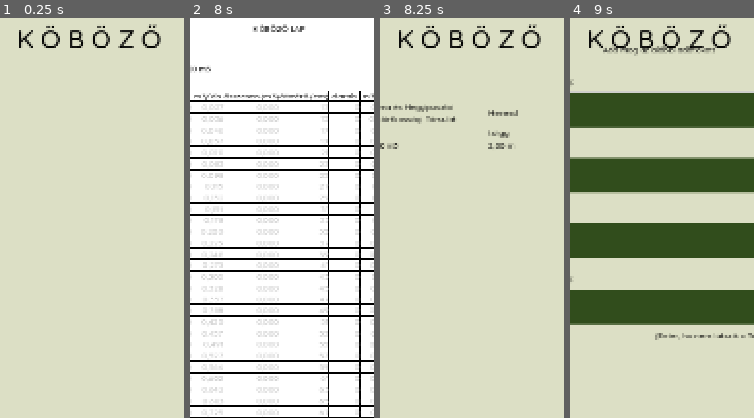
Above: before the commit, frames 1-4 (left to right).
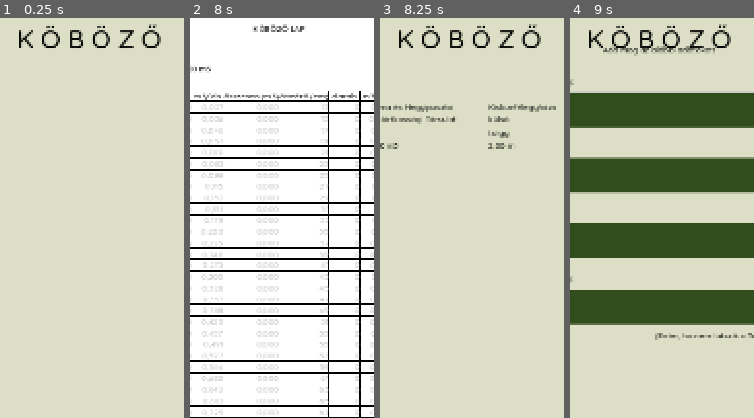
Above: after the commit, the same moments.

Repository: rolika/kob_g
Game: Godot game, scene res://main.tscn
Same seed, same stepped clock (60 frames per second), same inputs: the game is played once before the commit and once after it.
Inputs (mouse positions are % of the whole screen's width and height, from its top left):
- Up to frame 1 (0.25 s): no input
- Up to frame 2 (8 s): click (94, 3) at 0.52 s; click (51, 16) at 1.27 s; type "12" at 1.35 s; click (51, 24) at 1.5 s; type "12" at 1.58 s; click (51, 33) at 1.73 s; type "12" at 1.82 s; click (51, 41) at 2.02 s; type "12" at 2.1 s; click (50, 95) at 2.75 s; click (94, 3) at 3.52 s; click "akác" at 4.25 s; click "2,00 m" at 5 s; click (91, 14) at 5.77 s; click (9, 14) at 6.5 s; click "Kész!" at 7.25 s
- Up to frame 3 (8.25 s): click "12" at 8 s
- Up to frame 4 (9 s): click (91, 13) at 8.75 s
The pictures show only the part of the screen within x 26-76%, y 0-50%; the shares and areas given below are measured in that part.

Frames 1-2 are identical in both runs. In frame 3, 0.7% of the frame differs, in the area x 58-96%, y 21-26%; in frame 4, nothing differs.
Error in both runs: Invalid access to property or key 'submit' on a base object of type 'Node2D (session.gd)'. (res://scripts/main.gd:63)

Commit message:
stress card with long labels

Diff:
--- a/scenes/pile_card.tscn
+++ b/scenes/pile_card.tscn
@@ -4,6 +4,7 @@
 
 [node name="PileCard" type="Control"]
 layout_mode = 3
+anchors_preset = 0
 size_flags_horizontal = 0
 script = ExtResource("1_2mn5y")
 
@@ -31,11 +32,13 @@
 autowrap_mode = 3
 
 [node name="CityLabel" type="Label" parent="GridContainer"]
+custom_minimum_size = Vector2(168, 0)
 layout_mode = 2
 size_flags_vertical = 1
 theme_override_colors/font_color = Color(0, 0, 0, 1)
-text = "Herend"
+text = "Kiskunfélegyháza külső"
 vertical_alignment = 1
+autowrap_mode = 3
 
 [node name="SiteLabel" type="Label" parent="GridContainer"]
 layout_mode = 2
